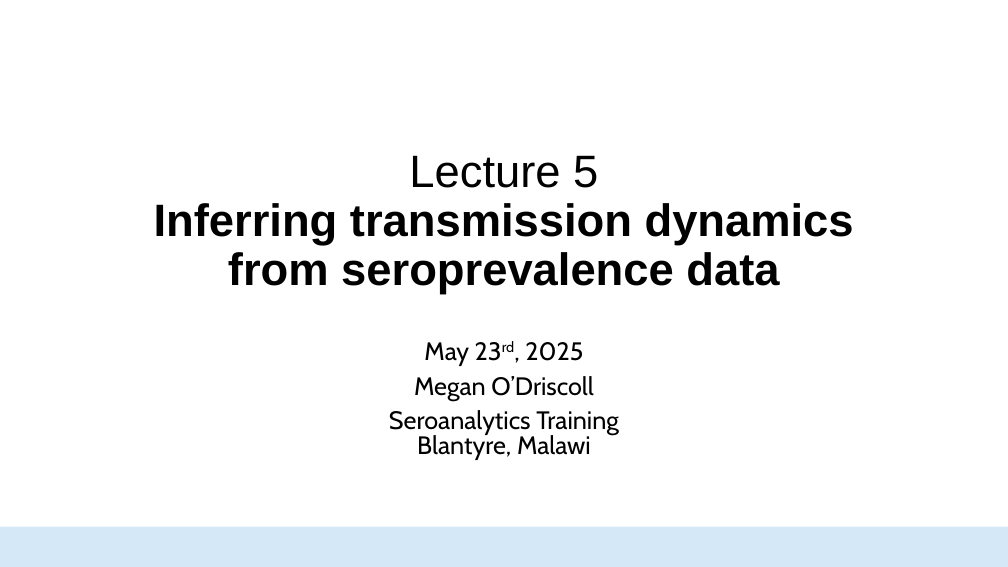
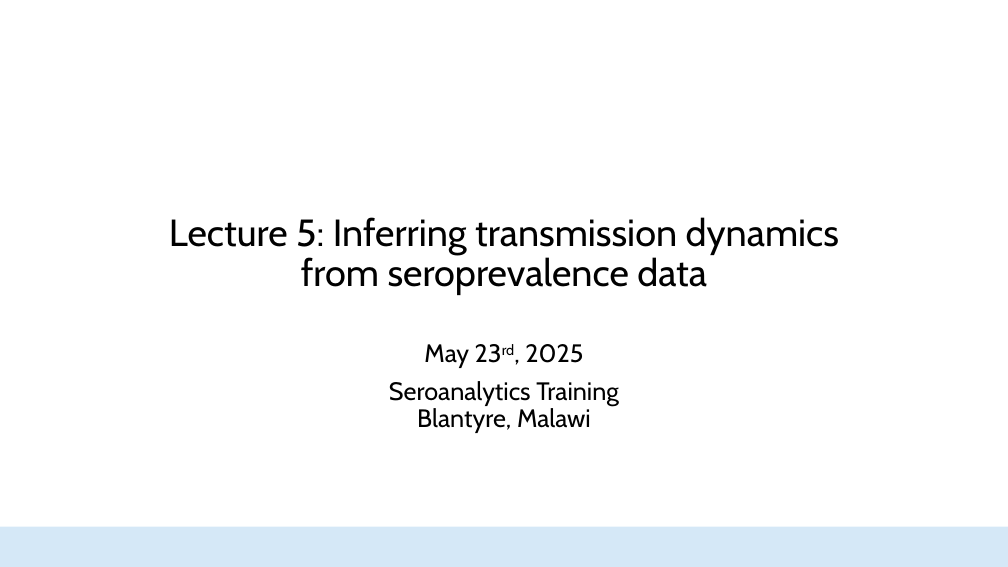
Before and after one commit to HopkinsIDD/seroanalytics_workshop, a slide deck: slide 1 of Lecture 5/InferringTransmissionDynamics_v1.pptx. Drawn at 1008x567 pixels with LibreOffice and Linux fonts; fonts in the diff are those of the drawing; background and template pictures are left out. Boxes give left, top, right and bottom in pixels: in the first picture for what was removed or moved away, otherwise in the second. Text is boxed around its words. In the diff, an @@ line names an element or a change of style, - is before the commit and + after.

```diff
--- a/Lecture 5/InferringTransmissionDynamics_v1.pptx
+++ b/Lecture 5/InferringTransmissionDynamics_v1.pptx
@@ title at box(169, 217, 839, 295): text changed; size 43.2 to 36 pt; font Arial to Cabin; bold off @@
-Lecture 5
-Inferring transmission dynamics from seroprevalence data
+Lecture 5: Inferring transmission dynamics from seroprevalence data
@@ subtitle "May 23rd, 2025" at box(389, 344, 619, 433): line spacing 0.8 to 0.9 @@
@@ subtitle at box(414, 376, 593, 401): paragraph removed @@
-Megan O’Driscoll
```
Also in this commit, not shown: 2 other files.
